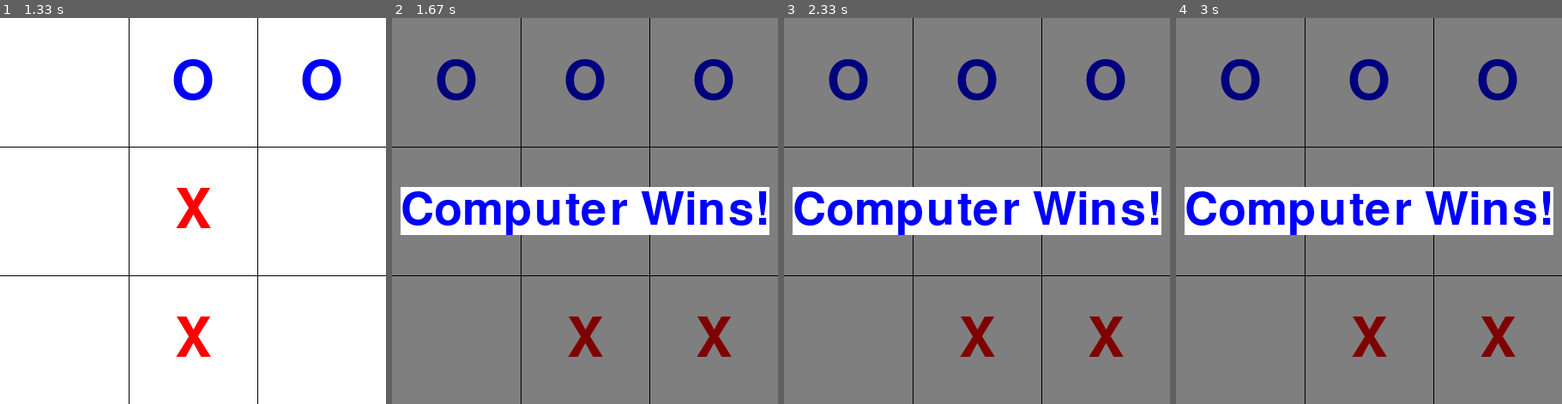
Above: before the commit, frames 1-4 (left to right).
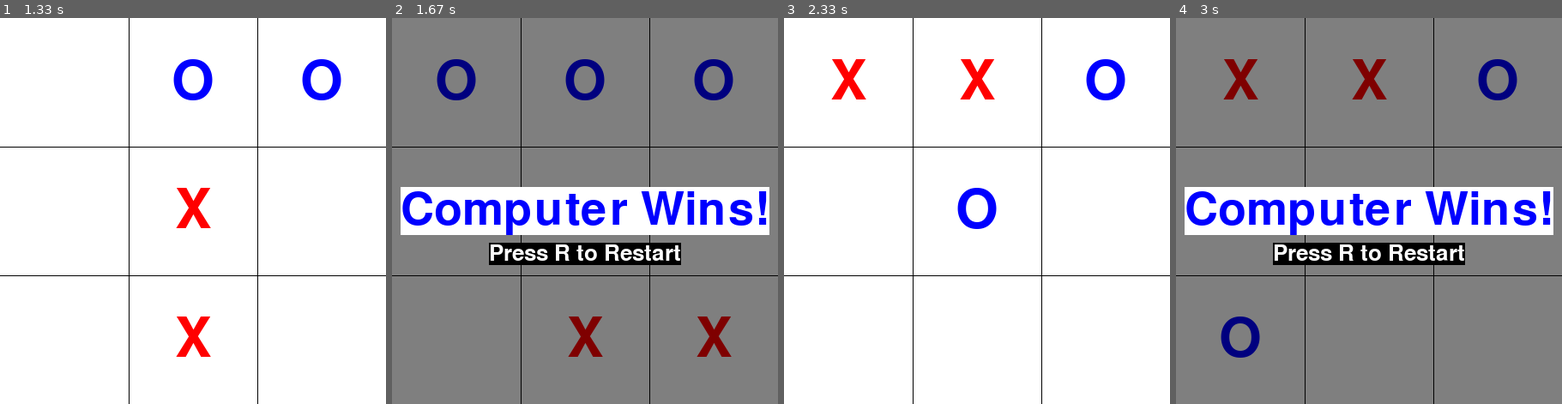
Above: after the commit, the same moments.

Repository: shane-monaghan/TicTacToe-AI
Game: pygame game, started from main.py
Same seed, same stepped clock (60 frames per second), same inputs: the game is played once before the commit and once after it.
Inputs (mouse positions are in pixels of both pictures, inside the frame that each line leads up to):
- Up to frame 1 (1.33 s): click (193, 211) at 0.38 s; click (231, 295) at 0.83 s; move the mouse to (331, 346) at 1.13 s
- Up to frame 2 (1.67 s): click (723, 346) at 1.33 s
- Up to frame 3 (2.33 s): hold R 1.67-2.13 s; click (876, 68) at 1.75 s; click (965, 145) at 2.22 s
- Up to frame 4 (3 s): click (1469, 272) at 2.65 s

Frame 1 is identical in both runs. In frame 2, 2.8% of the frame differs, in the area x 25-75%, y 58-64%; in frame 3, 91%, in the area x 0-100%, y 0-100%; in frame 4, 6.0%.

Commit message:
Ability to restart, docstrings, deleted unused function

Diff:
--- a/gamelogic.py
+++ b/gamelogic.py
@@ -7,22 +7,6 @@
     """
     for row in board:
         print(row)
-
-
-def player_move(board):
-    """
-    Gets player input in order to make a move, checks to see if it is a
-    valid move before doing so
-
-    :param board: 2D Array; represents the current state of the board
-    :return: None
-    """
-    while True:
-        row = input('Enter a row (0-2, from top to bottom)')
-        col = input('Enter a column (0-2, from left to right)')
-        if valid_move(board, row, col):
-            board[int(row)][int(col)] = 'X'
-            break
 
 
 def valid_move(board, row, col):
--- a/use_pygame.py
+++ b/use_pygame.py
@@ -5,6 +5,12 @@
 
 
 def game_with_graphics():
+    """
+    Contains everything related to setting up the game itself and Pygame.
+    It also contains the main game loop.
+
+    :return: None
+    """
     # Pygame Setup
     pygame.init()
     screen = pygame.display.set_mode((450, 450))
@@ -22,7 +28,13 @@
             if event.type == pygame.QUIT:
                 pygame.quit()
                 sys.exit()
-        while has_winner == False:
+            if event.type == pygame.KEYDOWN:
+                if event.key == pygame.K_r:
+                    board = [['' for i in range(3)] for i in range(3)]
+                    has_winner = False
+                    num_moves = 0
+                    result = None
+        while has_winner is False:
             draw_board(screen, board)
             pygame.display.update()
             get_click(board)
@@ -52,6 +64,13 @@
 
 
 def draw_board(screen, board):
+    """
+    Draws the board on the display.
+
+    :param screen: the display/surface to be drawn on
+    :param board: 2D Array; represents the current state of the board
+    :return:
+    """
     screen.fill('white')
     pygame.draw.line(screen, 'black', (150, 0), (150, 450))
     pygame.draw.line(screen, 'black', (300, 0), (300, 450))
@@ -87,9 +106,21 @@
 
 
 def print_result(screen, board, result):
+    """
+    After the game, this displays what the result was on the screen.
+
+    :param screen: the display/surface to be drawn on
+    :param board: 2D Array; represents the board
+    :param result: String; should be one of 'Player', 'Computer', or 'Draw'
+    :return:
+    """
     surface = pygame.Surface((450, 450), pygame.SRCALPHA)
     surface.fill((0, 0, 0, 128))
     font = pygame.font.Font('freesansbold.ttf', 54)
+    sub_font = pygame.font.Font('freesansbold.ttf', 26)
+    sub_text = sub_font.render('Press R to Restart', True, 'white', 'black')
+    sub_rect = sub_text.get_rect()
+    sub_rect.center = (225, 275)
     draw_board(screen, board)
     if result == 'Player':
         player_victory_text = font.render('Player Wins!', True, 'red', 'white')
@@ -106,11 +137,19 @@
         draw_rect = draw_text.get_rect()
         draw_rect.center = (225, 225)
         surface.blit(draw_text, draw_rect)
+    surface.blit(sub_text, sub_rect)
     screen.blit(surface, (0, 0))
     pygame.display.update()
 
 
 def get_click(board):
+    """
+    This function makes a move for the user, if it is valid, by using the mouse to
+    get input (wherever the user clicks).
+
+    :param board: 2D Array; represents the board
+    :return: None
+    """
     pos = None
     while pos is None:
         for event in pygame.event.get():
